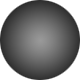
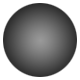
Two versions of the same layered image (80 x 80). Layer-by-layer changes:
painted on "Layer 1" over [0, 0, 80, 80]
